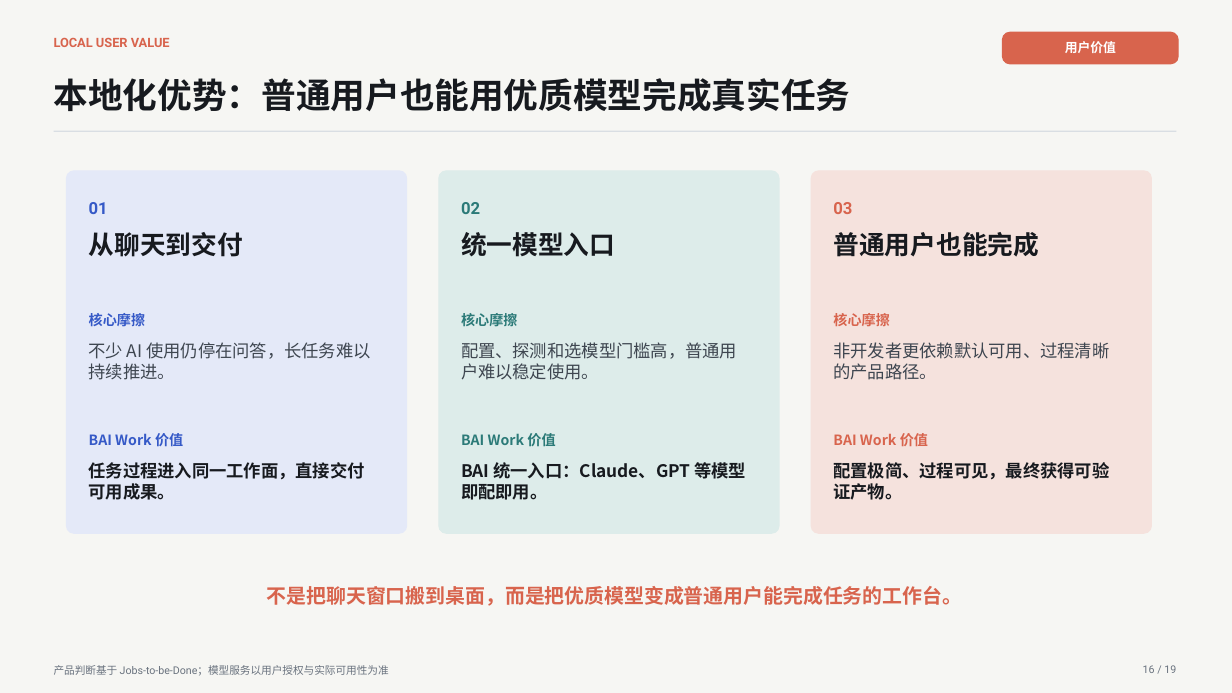
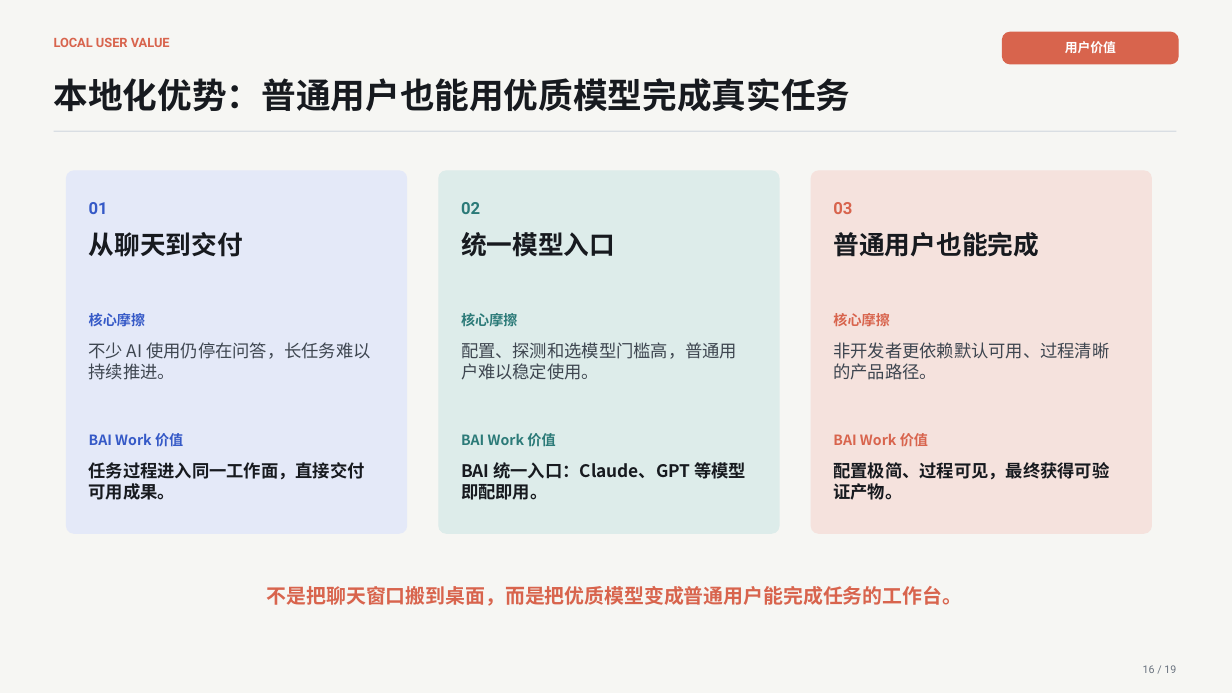
Before and after one commit to 2830500285/BAI-Work, a slide deck: slide 16 of docs/presentation/BAI-Work-Defense-Deck.pptx. Drawn at 1232x693 pixels with LibreOffice and Linux fonts; fonts in the diff are those of the drawing. Boxes give left, top, right and bottom in pixels: in the first picture for what was removed or moved away, otherwise in the second. Text is boxed around its words. In the diff, an @@ line names an element or a change of style, - is before the commit and + after.

```diff
--- a/docs/presentation/BAI-Work-Defense-Deck.pptx
+++ b/docs/presentation/BAI-Work-Defense-Deck.pptx
@@ text removed at bbox=[54, 665, 389, 676] @@
-产品判断基于 Jobs-to-be-Done；模型服务以用户授权与实际可用性为准
```
Also in this commit, not shown: 16 other slides changed, 1 other file.
